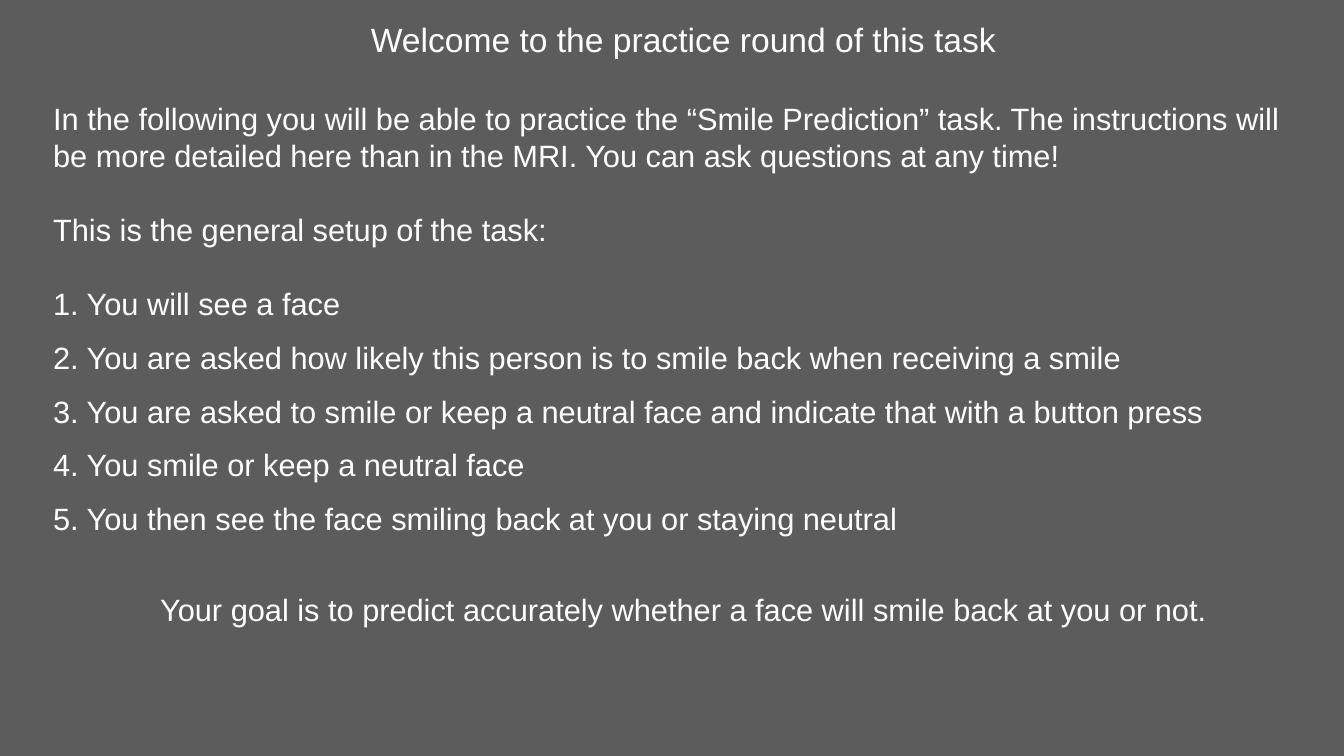
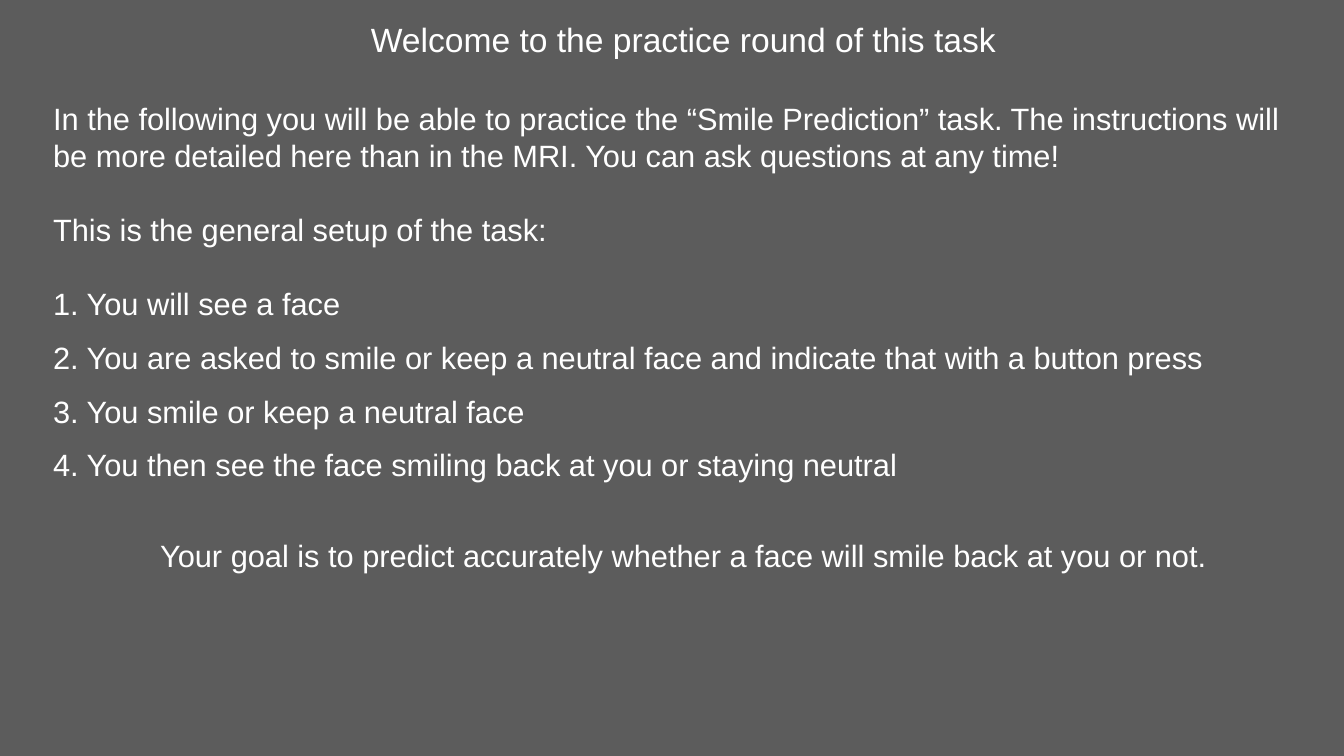
Before and after one commit to kwellstein/social_affective_prediction_task, a slide deck: slide 3 of task/stimuli/originals_SAP_Task.pptx. Drawn at 1344x756 pixels with LibreOffice and Linux fonts; fonts in the diff are those of the drawing. Boxes give left, top, right and bottom in pixels: in the first picture for what was removed or moved away, otherwise in the second. Text is boxed around its words. In the diff, an @@ line names an element or a change of style, - is before the commit and + after.

```diff
--- a/task/stimuli/originals_SAP_Task.pptx
+++ b/task/stimuli/originals_SAP_Task.pptx
@@ text at box(53, 346, 1202, 482): text changed @@
-2. You are asked how likely this person is to smile back when receiving a smile
-3. You are asked to smile or keep a neutral face and indicate that with a button press
-4. You smile or keep a neutral face
-5. You then see the face smiling back at you or staying neutral
+2. You are asked to smile or keep a neutral face and indicate that with a button press
+3. You smile or keep a neutral face
+4. You then see the face smiling back at you or staying neutral
```
Also in this commit, not shown: 1 other slide changed, 7 other files.
